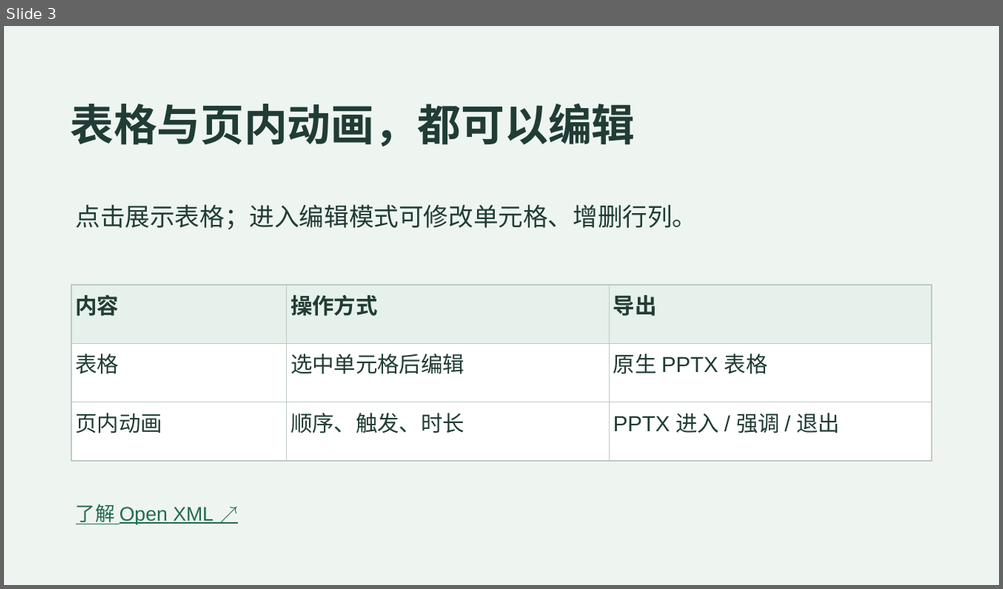
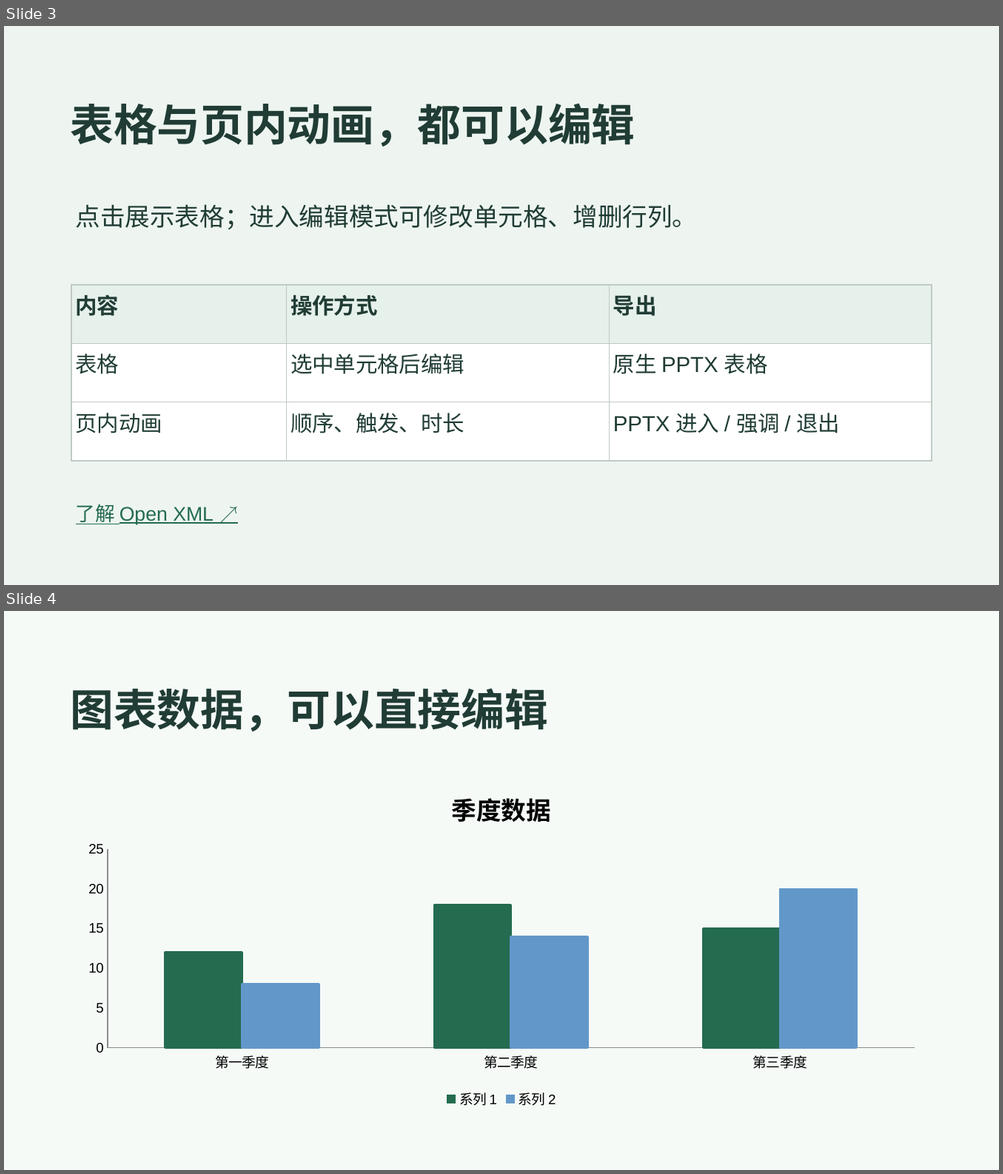
Before and after one commit to mahiru-forever/mahiru-forever.github.io, a slide deck: doc/demos/presentation-demo.pptx. Shown one above the other, each under a label of ours: slide 3 before the commit, slides 3 and 4 after it. The pictures are 1003x589 and 1003x1174 pixels, drawn with LibreOffice and Linux fonts; fonts in the diff are those of the drawing. Boxes give left, top, right and bottom in pixels: in the first picture for what was removed or moved away, otherwise in the second. Text is boxed around its words. In the diff, an @@ line names an element or a change of style, - is before the commit and + after.

Commit message:
ppt

```diff
--- a/doc/demos/presentation-demo.pptx
+++ b/doc/demos/presentation-demo.pptx
@@ slide 4 added at bbox=[4, 611, 999, 1170], background #F5FAF7 @@
@@ text added at bbox=[71, 688, 549, 732], 31.5 pt, text #203C35, bold @@
+图表数据，可以直接编辑
@@ column chart added at bbox=[71, 771, 932, 1113] @@
+title "季度数据"
+categories: 第一季度, 第二季度, 第三季度
+系列 1: 12, 18, 15
+系列 2: 8, 14, 20
```
Also in this commit, not shown: 9 other files.
